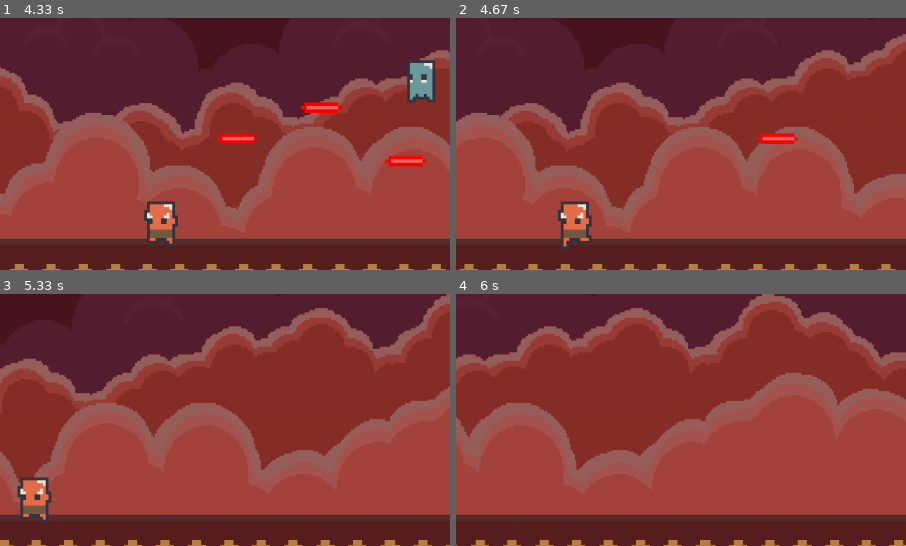
Above: before the commit, frames 1-4 (two rows, left to right).
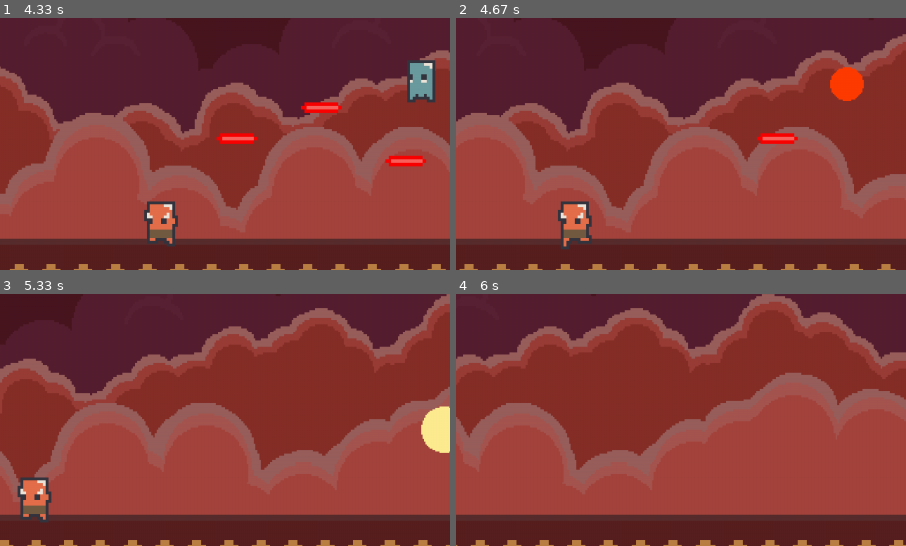
Above: after the commit, the same moments.

Repository: insper-classroom/devlife-23-1-projeto-pygame-henrique-e-guilherme
Game: pygame game, started from jogo/funcoes/jogo.py
The game is run twice, just before and just after one commit, with the same random seed, the same clock (stepped at 60 frames per second) and the same inputs.
Inputs (mouse positions are % of the whole screen's width and height, from its top left):
- Up to frame 1 (4.33 s): tap Space at 0.33, 0.73, 1.03, 2.23, 3.07, 3.37, 4.3 s; click (19, 35) at 1.22 s; click (87, 85) at 1.55 s; click (52, 16) at 1.88 s; click (81, 48) at 3.95 s
- Up to frame 2 (4.67 s): tap Space at 4.6 s
- Up to frame 3 (5.33 s): no input
- Up to frame 4 (6 s): tap Space at 5.8 s
The pictures show only the part of the screen within x 50-100%, y 42-92%; the shares and areas given below are measured in that part.

Frame 1 is identical in both runs. In frame 2, 0.8% of the frame differs, in the area x 83-91%, y 19-33%; in frame 3, 1.0%, in the area x 93-100%, y 44-64%; in frame 4, nothing differs.

Commit message:
Explosao adicionada e som de vida adicionado

Diff:
--- a/jogo/funcoes/classes.py
+++ b/jogo/funcoes/classes.py
@@ -164,6 +164,8 @@
         self.jogador = Jogador()
         self.tiros = pygame.sprite.Group()
 
+        self.lista_explosoes = []
+
         self.musica_jogo_tocando = False
 
         #Texto das vidas
@@ -215,6 +217,10 @@
             self.tela.blit(inimigo.image, inimigo.rect)
         self.jogador.update()
         self.tela.blit(self.jogador.image, self.jogador.rect)
+
+        for explosao in self.lista_explosoes:
+            explosao.update()
+            self.tela.blit(explosao.image, explosao.rect)
 
         self.tiros.update()
         self.tiros.draw(self.tela)
@@ -258,10 +264,15 @@
             if inimigo.rect.centerx < -50:
                 self.lista_de_inimigos.remove(inimigo)
             if pygame.sprite.spritecollide(inimigo, self.tiros, True, pygame.sprite.collide_mask):
+                self.lista_explosoes.append(Explosao(inimigo.rect.centerx, inimigo.rect.centery))
                 self.lista_de_inimigos.remove(inimigo)
                 Jogador().pontuou_som.play()
                 self.pontuacao += 50
                 self.texto_pontuacao = self.fonte2.render('Current score: ' + str(self.pontuacao), True, (255, 230, 0))
+
+        for explosao in self.lista_explosoes:
+            if explosao.frame_atual == 7:
+                self.lista_explosoes.remove(explosao)
 
         #Spawna inimigos a cada 2 segundos
         if relogio % 2 == 0 and self.pode_spawnar and relogio != 0:
@@ -291,6 +302,7 @@
                 self.lista_de_vidas.remove(vida)
                 if self.jogador.vidas < 3:
                     self.jogador.vidas += 1
+                    Coracao().som.play()
                 self.texto_vidas = pygame.transform.scale_by(self.fonte2.render(chr(9829) * self.jogador.vidas, True, (255, 0, 0)), 1.5)
 
         #Jogador morre
@@ -521,6 +533,46 @@
         self.rect.centerx += 3
 
         if self.rect.centerx > 1280:
+            self.kill()
+
+class Explosao (pygame.sprite.Sprite):
+    def __init__(self, pos_x, pos_y):
+        pygame.sprite.Sprite.__init__(self)
+        self.sprites = SpriteSheet('jogo/assets/explosao.png')
+        self.lista_sprites = []
+
+        self.frame_atual = 0
+        self.cooldown_animacao = 100
+
+        #Animacao
+        for contador in range(8):
+            self.lista_sprites.append(self.sprites.corta_imagem(contador, 48, 48, 2))
+        self.image = self.lista_sprites[0]
+
+
+        self.image = pygame.transform.scale_by(self.image, 1)
+        self.mask = pygame.mask.from_surface(self.image)
+
+        self.tempo = pygame.time.get_ticks()
+
+        self.rect = self.mask.get_rect()
+
+        #Posicoes
+        self.rect.centery = pos_y
+        self.rect.centerx = pos_x
+
+
+    def update(self):
+        tempo_atual = pygame.time.get_ticks()
+
+        if tempo_atual - self.tempo > self.cooldown_animacao:
+            self.tempo = tempo_atual
+            self.frame_atual += 1
+        if self.frame_atual >= len(self.lista_sprites):
+            self.frame_atual = 0
+        self.image = self.lista_sprites[self.frame_atual]
+
+        if self.rect.centerx <= -100:
             self.kill()
 
 class TelaGameOver():
@@ -629,6 +681,8 @@
         self.rect.centery = posicao_y
         self.rect.centerx = 1280
 
+        self.som = pygame.mixer.Sound('jogo/assets/vida_som.mp3')
+
     def update(self):
         self.rect.centerx -= 2.5
 
Binary file added: jogo/assets/explosao.png
Not shown, added: jogo/assets/vida_som.mp3
